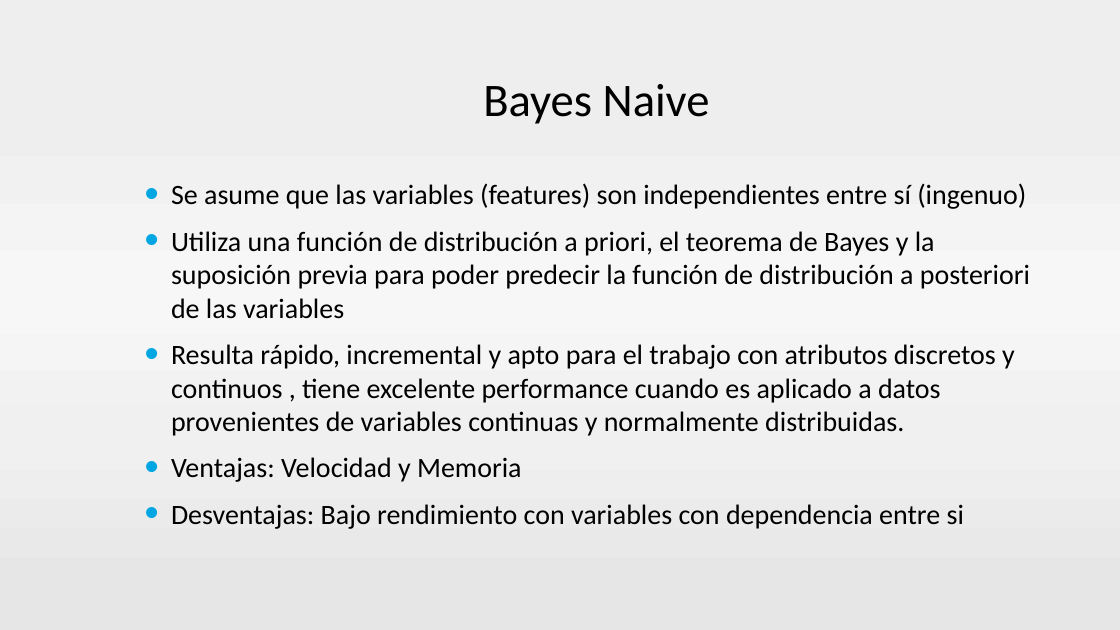
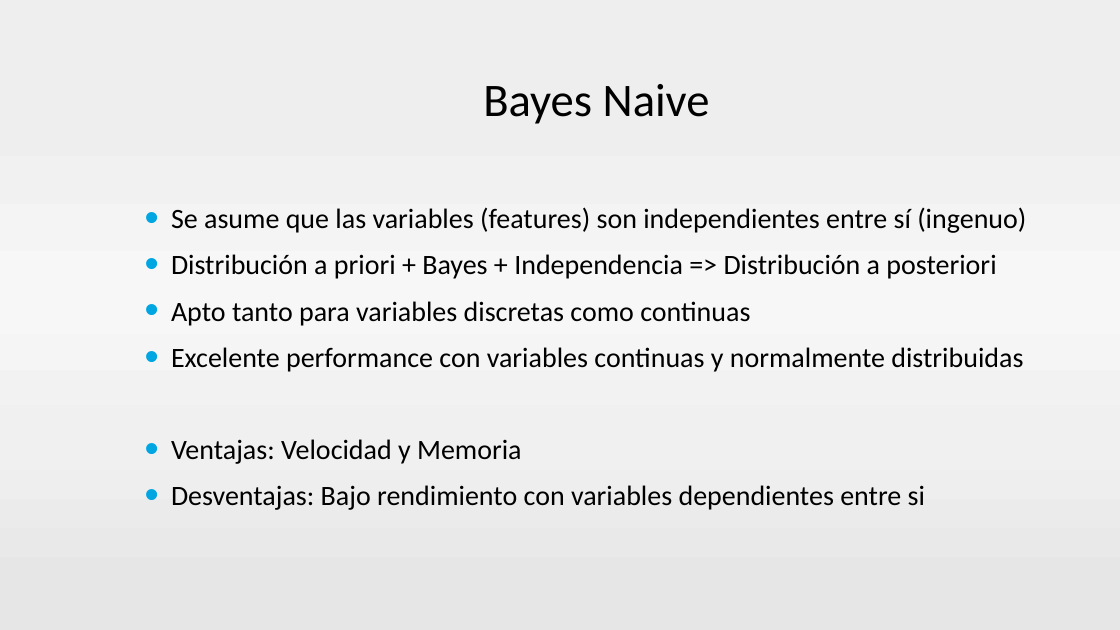
Before and after one commit to neozero86/tesis-megea, a slide deck: slide 12 of Presentacion/PresentacionTesis v2.pptx (slide 13 before the commit). Drawn at 1120x630 pixels with LibreOffice and Linux fonts; fonts in the diff are those of the drawing; background and template pictures are left out. Boxes give left, top, right and bottom in pixels: in the first picture for what was removed or moved away, otherwise in the second. Text is boxed around its words. In the diff, an @@ line names an element or a change of style, - is before the commit and + after.

```diff
--- a/Presentacion/PresentacionTesis v2.pptx
+++ b/Presentacion/PresentacionTesis v2.pptx
@@ text at bbox=[171, 254, 1023, 372]: text changed @@
-• Utiliza una función de distribución a priori, el teorema de Bayes y la suposición previa para poder predecir la función de distribución a posteriori de las variables
-• Resulta rápido, incremental y apto para el trabajo con atributos discretos y continuos , tiene excelente performance cuando es aplicado a datos provenientes de variables continuas y normalmente distribuidas.
+• Distribución a priori + Bayes + Independencia => Distribución a posteriori
+• Apto tanto para variables discretas como continuas
+• Excelente performance con variables continuas y normalmente distribuidas
@@ text at bbox=[171, 485, 925, 510]: text changed @@
-• Desventajas: Bajo rendimiento con variables con dependencia entre si
+• Desventajas: Bajo rendimiento con variables dependientes entre si
```
Also in this commit, not shown: 26 other slides changed, 1 slide added, 2 slides removed.
